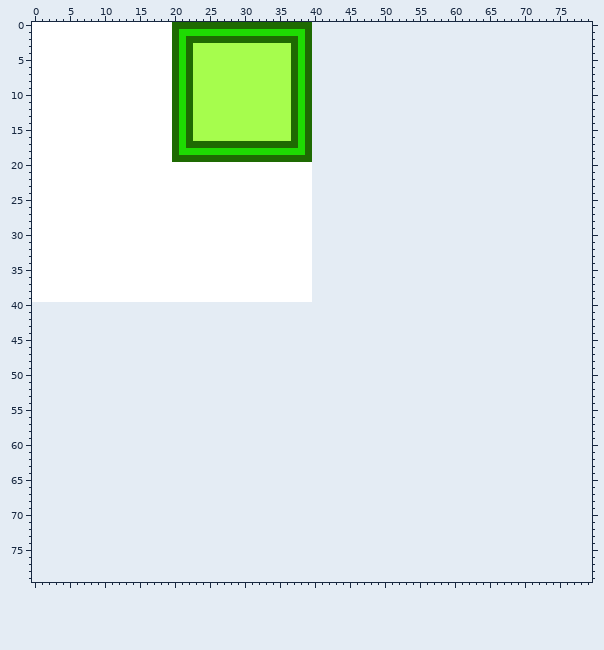
Edited in one commit: sprite sheet (wall.png). Above is the file before it was changed.
The file is 40x40 pixels. The old version is drawn lined up with the new one, on the new canvas.
New version:
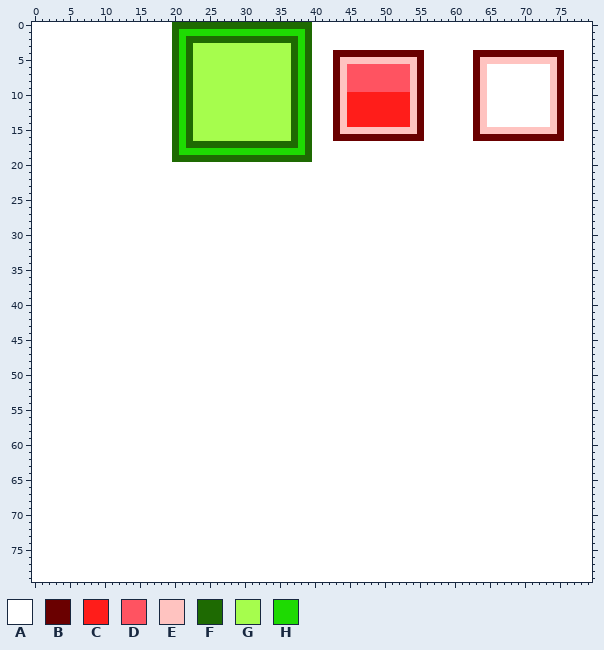
Palette (. is transparent): A #ffffff  B #6a0000  C #ff1d1a  D #ff5361  E #ffc3c0  F #1e6a02  G #a6fd4d  H #1eda02
Diff:
canvas 40x40 -> 80x80
y 0..3: x 40..79 ........................................ -> AAAAAAAAAAAAAAAAAAAAAAAAAAAAAAAAAAAAAAAA
y 4: x 40..79 ........................................ -> AAABBBBBBBBBBBBBAAAAAAABBBBBBBBBBBBBAAAA
y 5: x 40..79 ........................................ -> AAABEEEEEEEEEEEBAAAAAAABEEEEEEEEEEEBAAAA
y 6..9: x 40..79 ........................................ -> AAABEDDDDDDDDDEBAAAAAAABEAAAAAAAAAEBAAAA
y 10..14: x 40..79 ........................................ -> AAABECCCCCCCCCEBAAAAAAABEAAAAAAAAAEBAAAA
y 15: x 40..79 ........................................ -> AAABEEEEEEEEEEEBAAAAAAABEEEEEEEEEEEBAAAA
y 16: x 40..79 ........................................ -> AAABBBBBBBBBBBBBAAAAAAABBBBBBBBBBBBBAAAA
y 17..39: x 40..79 ........................................ -> AAAAAAAAAAAAAAAAAAAAAAAAAAAAAAAAAAAAAAAA
y 40..79: x 0..79 ................................................................................ -> AAAAAAAAAAAAAAAAAAAAAAAAAAAAAAAAAAAAAAAAAAAAAAAAAAAAAAAAAAAAAAAAAAAAAAAAAAAAAAAA
